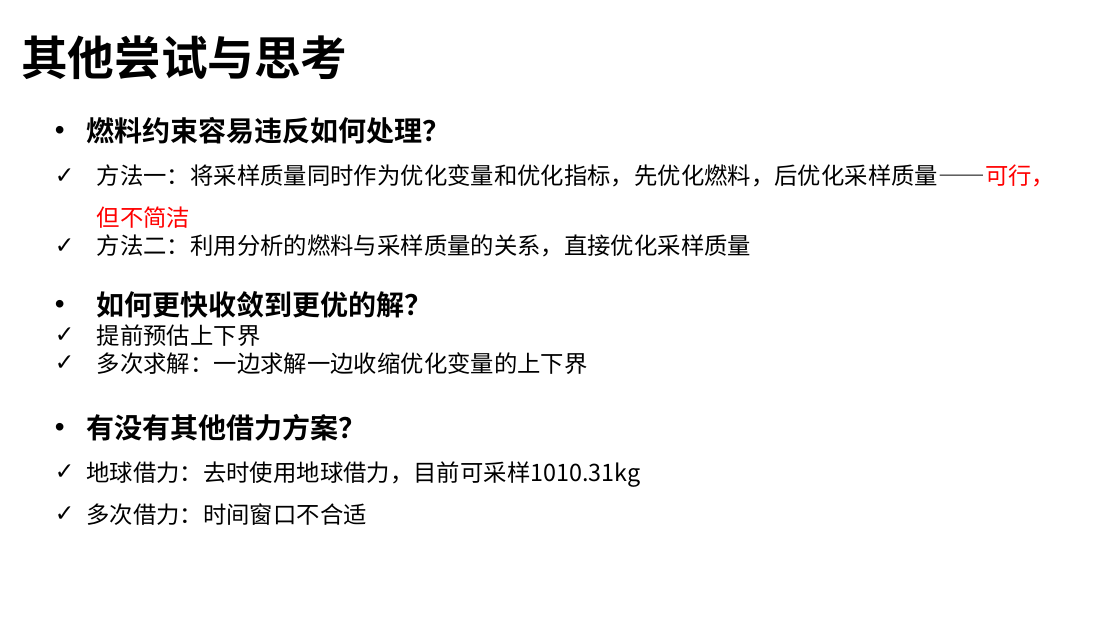
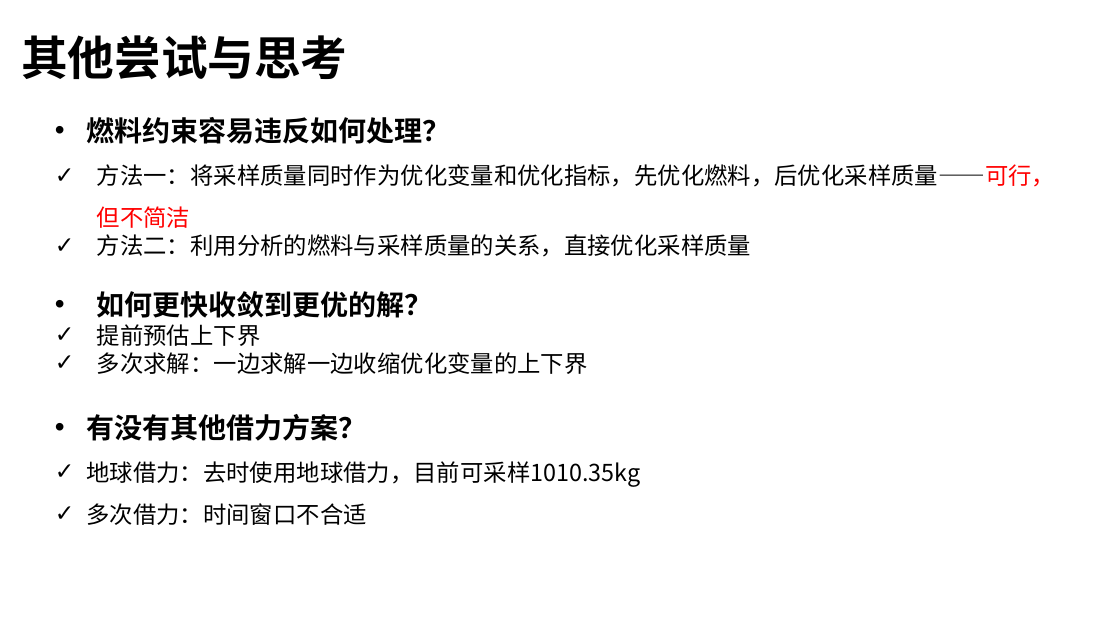
Before and after one commit to pollycoder/bigProject-asteroidMiner, a slide deck: slide 11 of 答辩PPT.pptx. Drawn at 1120x630 pixels with LibreOffice and Linux fonts; fonts in the diff are those of the drawing. Boxes give left, top, right and bottom in pixels: in the first picture for what was removed or moved away, otherwise in the second. Text is boxed around its words. In the diff, an @@ line names an element or a change of style, - is before the commit and + after.

```diff
--- a/答辩PPT.pptx
+++ b/答辩PPT.pptx
@@ text at [86,461,640,487]: text changed @@
-✓ 地球借力：去时使用地球借力，目前可采样1010.31kg
+✓ 地球借力：去时使用地球借力，目前可采样1010.35kg
```
Also in this commit, not shown: 1 other slide changed, 2 other files.
